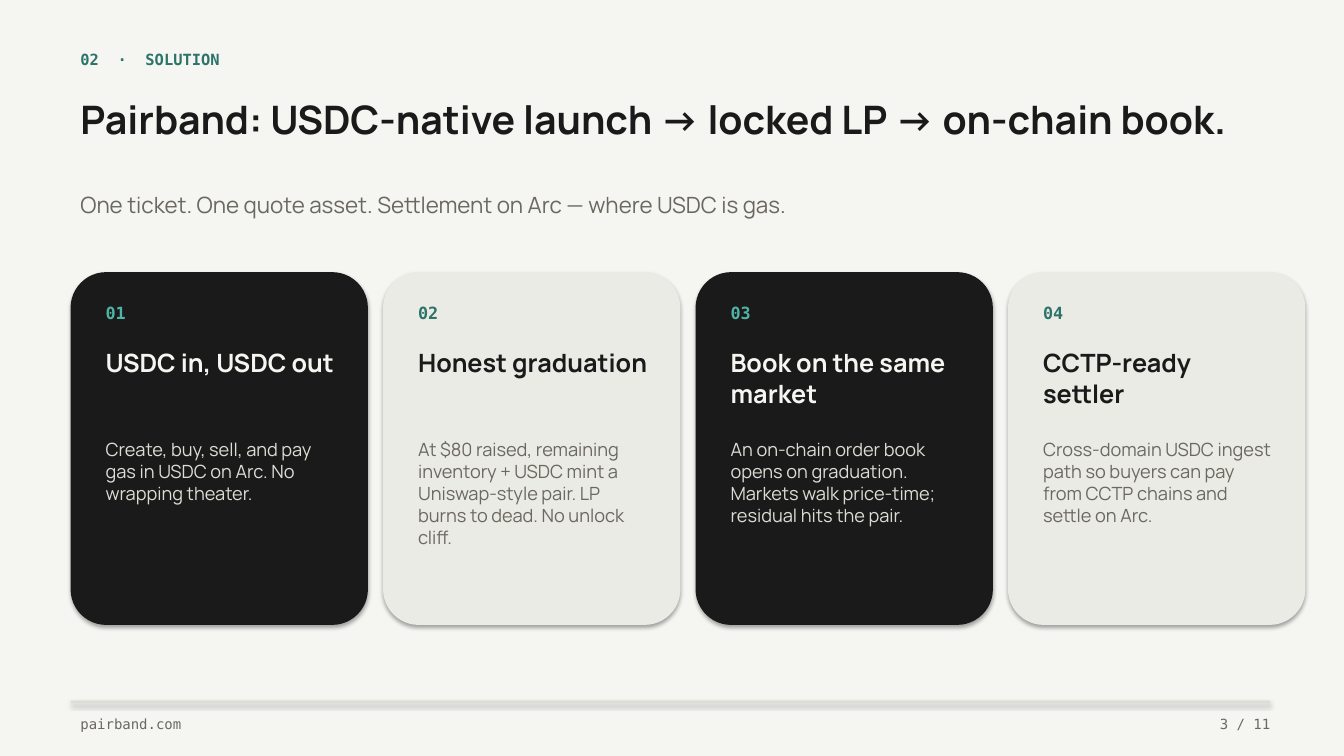
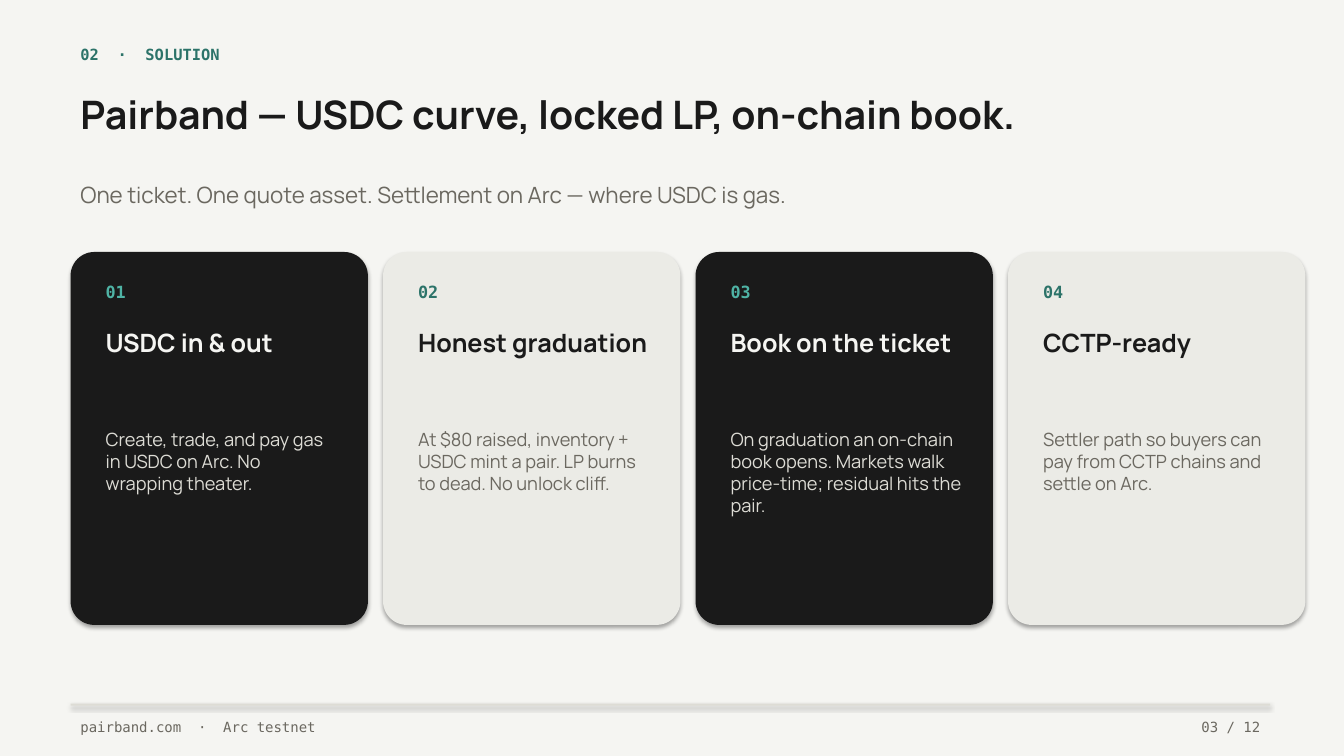
Before and after one commit to kunaldrall29/pairband-reimagine, a slide deck: slide 3 of docs/pitch/Pairband-Pitch-Deck.pptx. Drawn at 1344x756 pixels with LibreOffice and Linux fonts; fonts in the diff are those of the drawing. Boxes give left, top, right and bottom in pixels: in the first picture for what was removed or moved away, otherwise in the second. Text is boxed around its words. In the diff, an @@ line names an element or a change of style, - is before the commit and + after.

```diff
--- a/docs/pitch/Pairband-Pitch-Deck.pptx
+++ b/docs/pitch/Pairband-Pitch-Deck.pptx
@@ less space between paragraphs in 7 elements at [80,186,786,209], [418,333,647,359], [106,285,126,298], [418,285,438,298], [731,285,751,298], [1043,285,1063,298], [80,48,219,60] @@
@@ text at [80,100,1015,134]: text changed @@
-Pairband: USDC-native launch → locked LP → on-chain book.
+Pairband — USDC curve, locked LP, on-chain book.
@@ text "One ticket. One quote asset. ...": place and size @@
-text "One ticket. One quote asset. ..." at [80,196,786,219]
+text "One ticket. One quote asset. ..." at [80,186,786,209]
@@ rounded rectangle: place and size @@
-rounded rectangle at [71,272,368,625]
+rounded rectangle at [71,252,368,625]
@@ rounded rectangle: place and size @@
-rounded rectangle at [383,272,681,625]
+rounded rectangle at [383,252,681,625]
@@ proportions changed in 4 elements at [71,252,368,625], [383,252,681,625], [1008,252,1306,625], [696,252,993,625] @@
@@ rounded rectangle: place and size @@
-rounded rectangle at [696,272,993,625]
+rounded rectangle at [696,252,993,625]
@@ rounded rectangle: place and size @@
-rounded rectangle at [1008,272,1306,625]
+rounded rectangle at [1008,252,1306,625]
@@ text "01": place and size @@
-text "01" at [106,306,126,319]
+text "01" at [106,285,126,298]
@@ text "02": place and size @@
-text "02" at [418,306,438,319]
+text "02" at [418,285,438,298]
@@ text "03": place and size @@
-text "03" at [731,306,751,319]
+text "03" at [731,285,751,298]
@@ text "04": place and size @@
-text "04" at [1043,306,1063,319]
+text "04" at [1043,285,1063,298]
@@ text "Honest graduation": place and size @@
-text "Honest graduation" at [418,353,647,379]
+text "Honest graduation" at [418,333,647,359]
@@ text at [106,333,273,353]: text changed @@
-USDC in, USDC out
+USDC in & out
@@ text at [731,333,951,353]: text changed @@
-Book on the same market
+Book on the ticket
@@ text at [1043,333,1191,358]: text changed @@
-CCTP-ready settler
+CCTP-ready
@@ text at [106,432,323,495]: text changed @@
-Create, buy, sell, and pay gas in USDC on Arc. No wrapping theater.
+Create, trade, and pay gas in USDC on Arc. No wrapping theater.
@@ text at [418,431,636,490]: text changed @@
-At $80 raised, remaining inventory + USDC mint a Uniswap-style pair. LP burns to dead. No unlock cliff.
+At $80 raised, inventory + USDC mint a pair. LP burns to dead. No unlock cliff.
@@ text at [731,432,961,517]: text changed @@
-An on-chain order book opens on graduation. Markets walk price-time; residual hits the pair.
+On graduation an on-chain book opens. Markets walk price-time; residual hits the pair.
@@ text at [1043,432,1262,490]: text changed @@
-Cross-domain USDC ingest path so buyers can pay from CCTP chains and settle on Arc.
+Settler path so buyers can pay from CCTP chains and settle on Arc.
@@ text removed at [1220,718,1270,729] @@
-3 / 11
@@ text at [80,721,316,735]: text changed @@
-pairband.com
+pairband.com · Arc testnet
@@ text added at [1201,721,1260,732], 10 pt, text #6B6860 @@
+03 / 12
```
Also in this commit, not shown: 9 other slides changed, 2 slides added, 1 slide removed, 1 other file.
